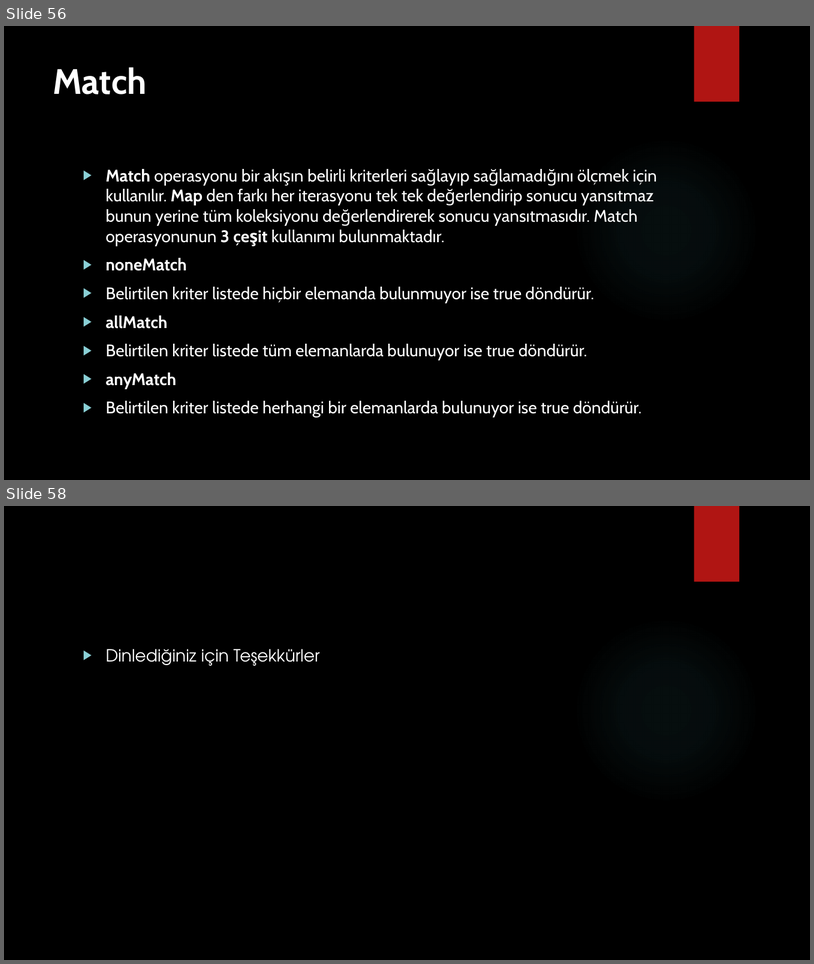
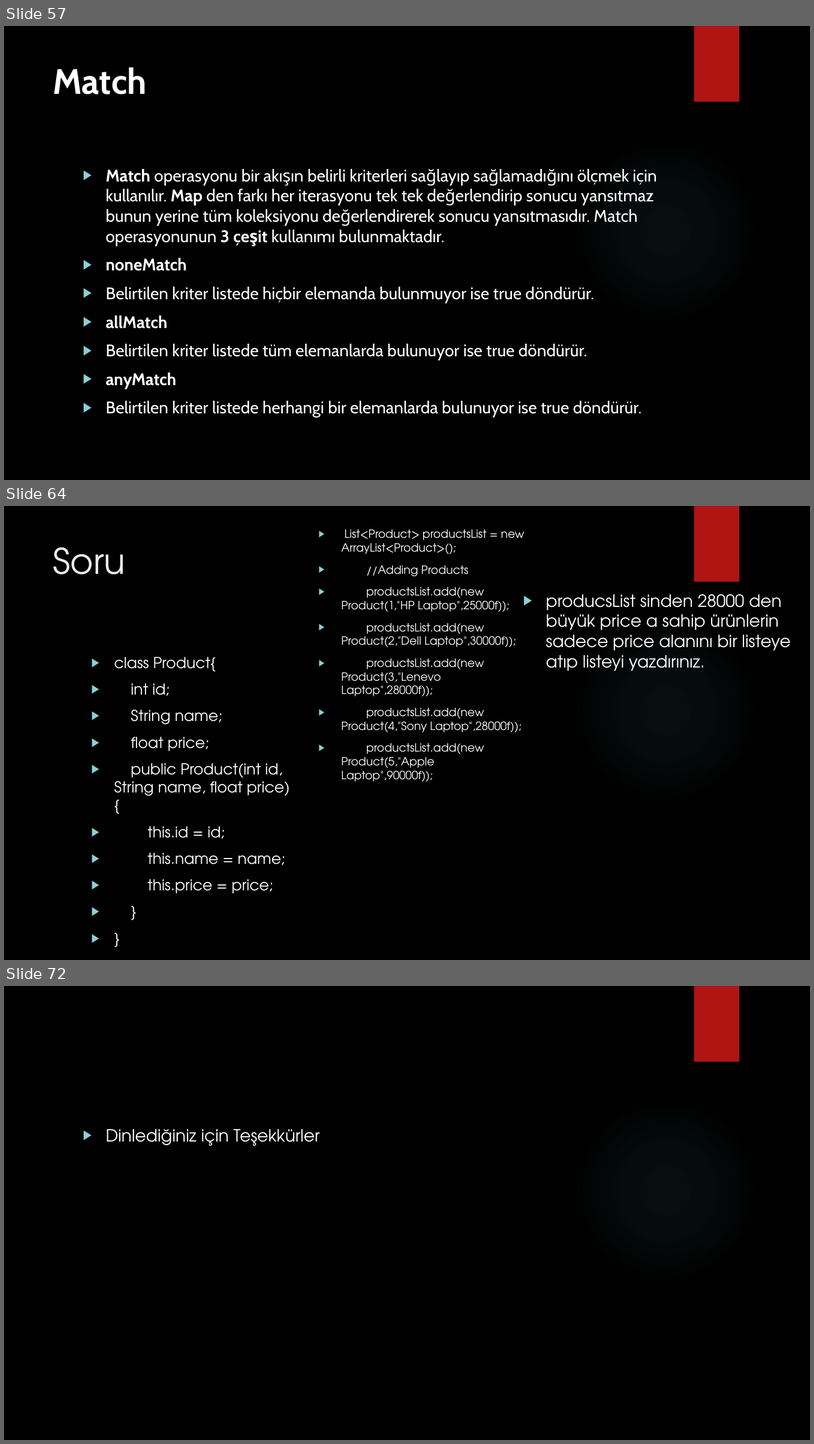
Before and after one commit to burakduman-bilgeadam/sunum, a slide deck: collection/Collections.pptx. Shown one above the other, each under a label of ours: slides 56 and 58 before the commit, slides 57, 64 and 72 after it; the slides between them are not shown. The pictures are 814x964 and 814x1444 pixels, drawn with LibreOffice and Linux fonts; fonts in the diff are those of the drawing; background and template pictures are left out. Boxes give left, top, right and bottom in pixels: in the first picture for what was removed or moved away, otherwise in the second. Text is boxed around its words. In the diff, an @@ line names an element or a change of style, - is before the commit and + after.

```diff
--- a/collection/Collections.pptx
+++ b/collection/Collections.pptx
@@ slide 64 added at <box>4,506,810,960</box>, background picture (left out); not listed: 2 template elements that a slide beside it also shows @@
@@ text added at <box>341,529,525,781</box>, 13.5 pt, text #FFFFFF @@
+▶ List<Product> productsList = new ArrayList<Product>();
+▶ //Adding Products
+▶ productsList.add(new Product(1,"HP Laptop",25000f));
+▶ productsList.add(new Product(2,"Dell Laptop",30000f));
+▶ productsList.add(new Product(3,"Lenevo Laptop",28000f));
+▶ productsList.add(new Product(4,"Sony Laptop",28000f));
+▶ productsList.add(new Product(5,"Apple Laptop",90000f));
@@ title added at <box>53,547,125,574</box>, 42 pt, text #EBEBEB @@
+Soru
@@ text added at <box>546,594,791,671</box>, 20 pt, text #FFFFFF @@
+▶ producsList sinden 28000 den büyük price a sahip ürünlerin sadece price alanını bir listeye atıp listeyi yazdırınız.
@@ text added at <box>114,657,290,893</box>, 18 pt, text #FFFFFF @@
+▶ class Product{
+▶ int id;
+▶ String name;
+▶ float price;
+▶ public Product(int id, String name, float price) {
+▶ this.id = id;
+▶ this.name = name;
+▶ this.price = price;
+▶ }
+▶ }
@@ what was slide 56 is now slide 57 @@
@@ what was slide 58 is now slide 72 @@
```
Also in this commit, not shown: 2 slides changed, 13 other slides added, 1 other file.
